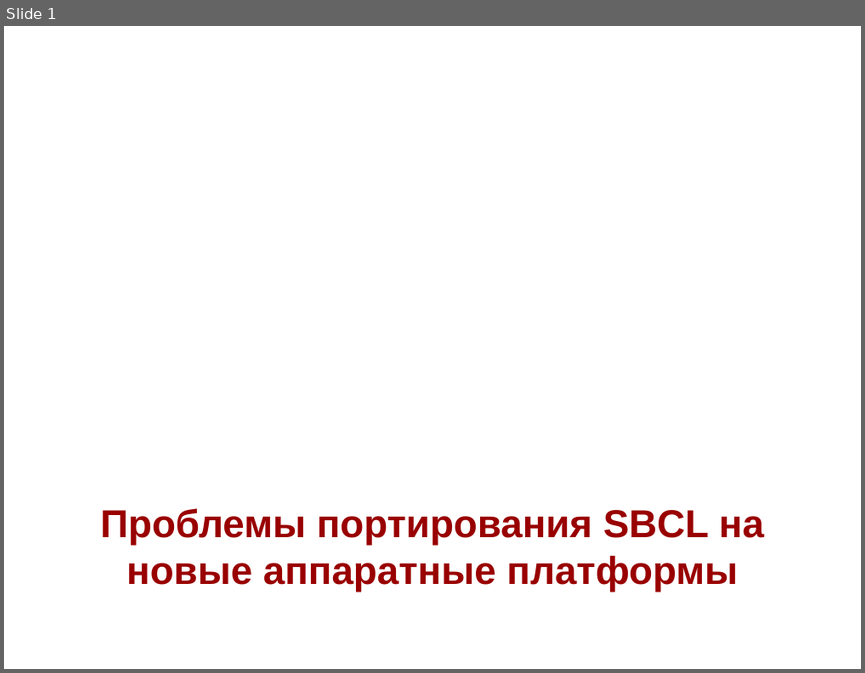
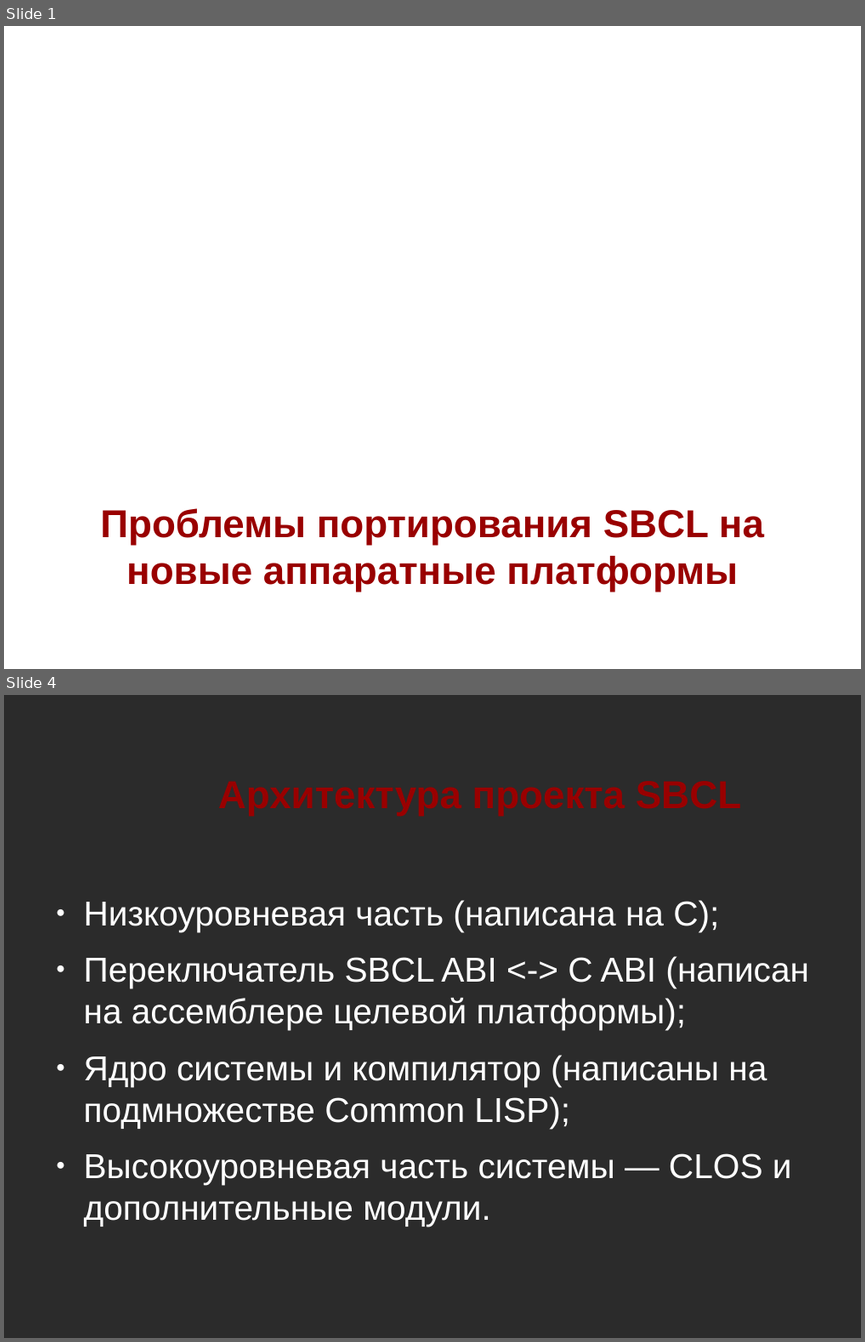
Before and after one commit to NIR-Ginko/presentations, a slide deck: SBCL porting.odp. Shown one above the other, each under a label of ours: slide 1 before the commit, slides 1 and 4 after it; the slides between them are not shown. The pictures are 865x673 and 865x1342 pixels, drawn with LibreOffice and Linux fonts; fonts in the diff are those of the drawing; background and template pictures are left out; a plain dark background stands for a picture behind light text. Boxes give left, top, right and bottom in pixels: in the first picture for what was removed or moved away, otherwise in the second. Text is boxed around its words. In the diff, an @@ line names an element or a change of style, - is before the commit and + after.

```diff
--- a/SBCL porting.odp
+++ b/SBCL porting.odp
@@ slide 4 added at [4,695,861,1338], background picture (left out) @@
@@ title added at [218,781,741,816], 36 pt, text #990000, bold @@
+Архитектура проекта SBCL
@@ text added at [84,900,809,1226], 32 pt, text #FFFFFF @@
+● Низкоуровневая часть (написана на C);
+● Переключатель SBCL ABI <-> C ABI (написан на ассемблере целевой платформы);
+● Ядро системы и компилятор (написаны на подмножестве Common LISP);
+● Высокоуровневая часть системы — CLOS и дополнительные модули.
```
Also in this commit, not shown: 7 other slides added, 6 slides removed.
